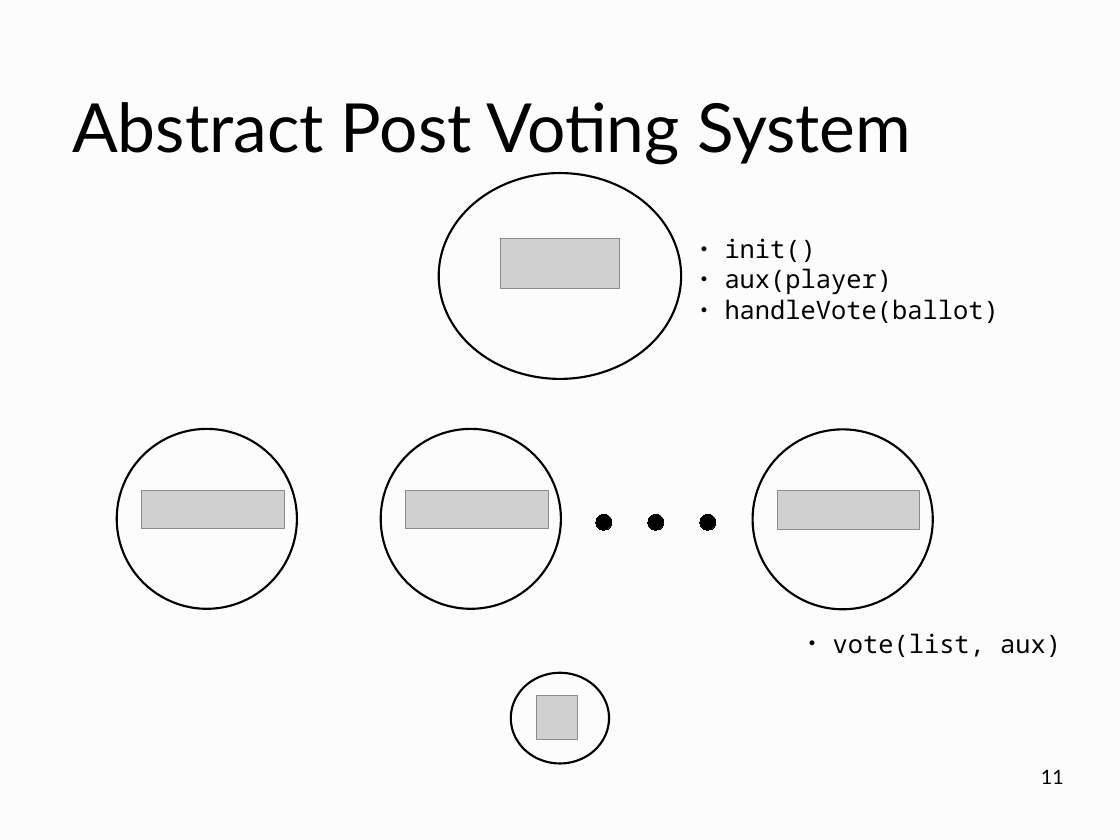
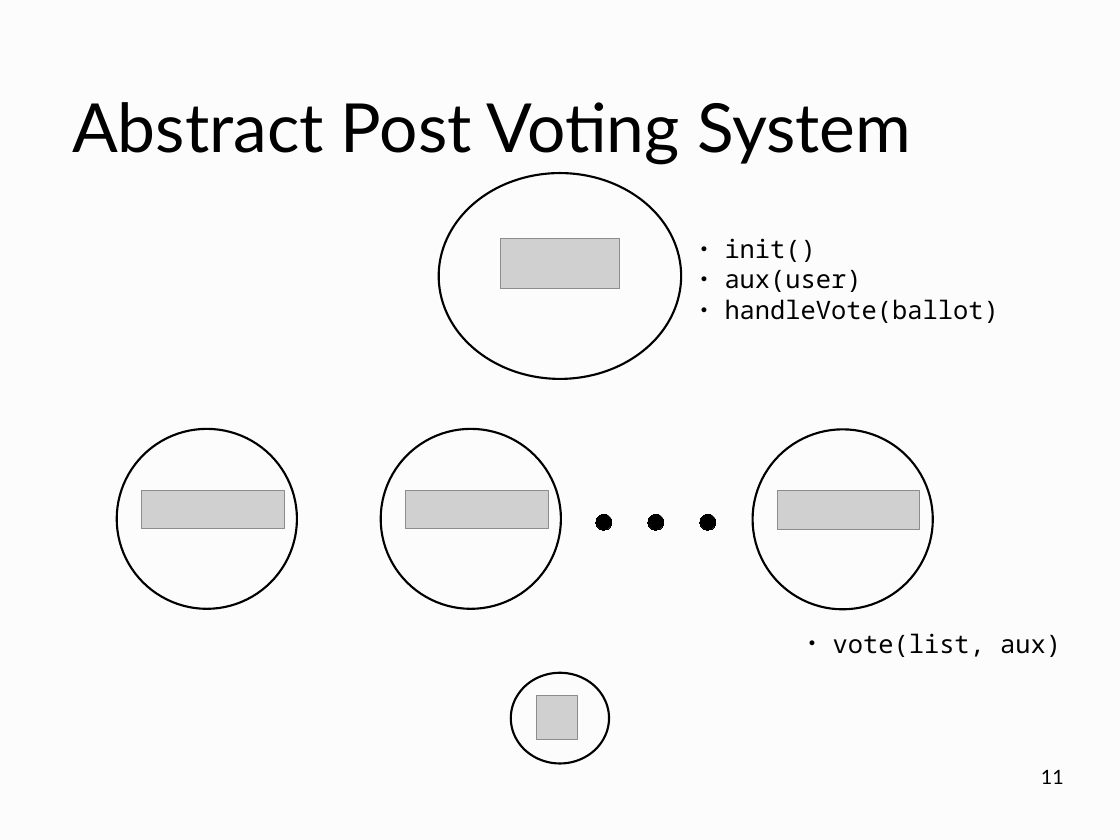
Before and after one commit to curationTeam/fairPostOrdering, a slide deck: slide 11 of slides/slides.odp. Drawn at 1120x840 pixels with LibreOffice and Linux fonts; fonts in the diff are those of the drawing; grey boxes stand for pictures. Boxes give left, top, right and bottom in pixels: in the first picture for what was removed or moved away, otherwise in the second. Text is boxed around its words. In the diff, an @@ line names an element or a change of style, - is before the commit and + after.

Commit message:
Fix typo in APVS

```diff
--- a/slides/slides.odp
+++ b/slides/slides.odp
@@ text at [725,270,862,292]: text changed @@
-● aux(player)
+● aux(user)
```
